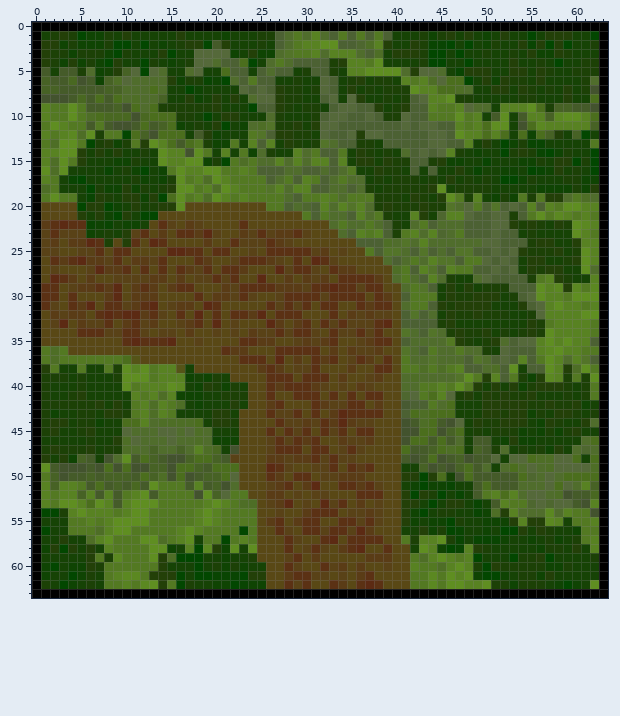
Pixel-art sprite, stored at Assets/Resources/Sprites/Tiles/ForestPath-Elbow-SWTile.png. This is how it looked before the edit.
The file is 64x64 pixels. Colours within 5 levels of each other are drawn and written as one.
After:
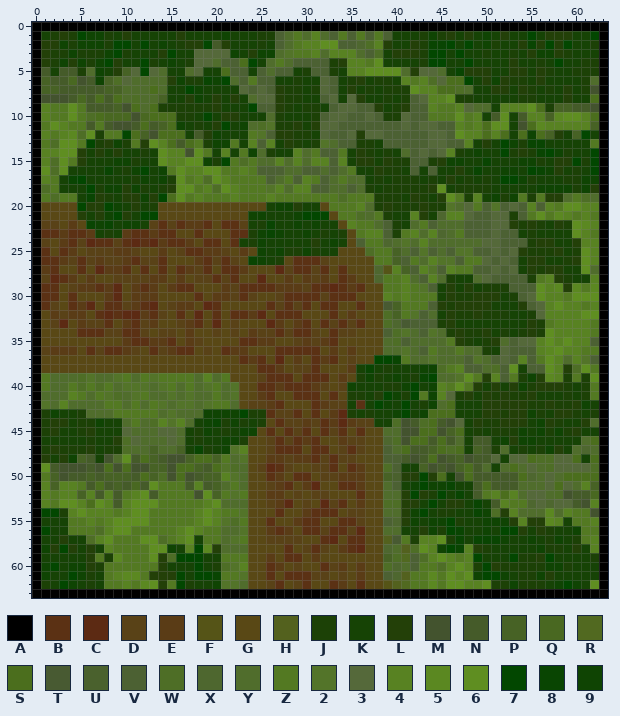
Palette (. is transparent): A #000000  B #5b3114  C #5c2a13  D #594217  E #5a3c16  F #555417  G #594815  H #53611e  J #1c4106  K #164305  L #234008  M #43532e  N #455b29  P #476225  Q #496821  R #516920  S #4b6e1d  T #485a32  U #4a612d  V #4c6133  W #4e6e26  X #4e672f  Y #506d2c  Z #537922  2 #537429  3 #55693a  4 #588222  5 #5b8821  6 #5f8e21  7 #024700  8 #094502  9 #0f4403
Changes in this commit:
@@ x 0..63 @@
 18 AWZKKK7J99L9JKJL66Z4W64ZZZ24Y44VVYYVYJKJJJJJL6KJJJJKKKKK9999J9LA
-19 AZ6ZZK8LJKLL9L7S6Z4W64Z4ZZZZYVZZ4ZYZZZJJJKLJKL6ZJ4K9J9ZJZLLYZWYA
-20 AGGGG7LL79KLKJLL6GGGGGGGGGZZVYXV4Y424YJLJJJLJJ2Y3ZV2V3V4V4Z6644A
-21 AGGGGLKL97LK77GGGGGGGGGGGGGGGGZVZYYV4YZJKK4LKX443VV33JVZ6Z54Z4ZA
-22 AEBCBB898K99KGBDGEDGGGGBGGGGGGGGGYZYYZYVJKYZVYYYVVV33LJLJKLJ654A
-23 ADBDDD9KJKLDBGEGBBECDGGEDBDEEBDGGGYV4Z4VJZ4Y4XYZVVV3VVKJKKKK64ZA
-24 ADEGEECBJGLBGCBGGGGEGGBDDDBEDGGGGGGGVVVWY2Y4YYYYYY33VVVJLLKKL44A
-25 ADDGGDDBGBBGGGGCCBBGBBGGDGBBBBBDEGDGGZV22YV2VYV22VV3V3LJJJLKJ64A
-26 AGBEBCEEDBGEEDBGGGBEGGDBBBEDGBGCBDGGGGGYVYZY422VZZ3V3VKLLKKJL64A
-27 AGDGGGDCEEBGBGBGBEDBGBBEGGGCDBBDGBEEGGGGWZV42V4ZZVV3V3KLJLLKK6YA
-28 AGCBEGEGGDDDDEEGEGDDBDBGGCGGEGEDEGBBBBEGYZYV4YJKKY3VVVVJZ4LJKK4A
-29 ABBGDEEBECGEBEGEBBGGGEDBBBBEEEDBBCBBDBBGGYZ2VKLKLKJJJVVV645L5Z5A
-30 ABBGBGGGECGEEEGGGGBGEEDBDGGDBBBBDBBBBGBEGVZZZKLJJLLLKJV3644Z666A
-31 ABDGBECGBBDEBCGDEEGCBGGGGGBDBDBGBBGGBEBBGYZZVLJLLLLKKKLV34644Z4A
-32 AGEDEEGBCBCCEBDGBGCGBGBBECGBBBGGGBGEDEDDGV2VYKLJJLJJJKKJ3444466A
-33 AGDCGEDDBGEBDEGGDEBGCGDGGGCEGEBGBDBDDDBCGVVVVJLKKKKKKKKLJZ4444ZA
-34 AGGGGBBBDDBBDGDDGEGGDGDGEDDBDBBDGBDDBDBGG2YV2YJLJJLKJKJLJ64444ZA
-35 AGGGGGGGGGBCBBBCGGDGGGGBBEEGGDEDEBGGDEBBGVYYYYZLJKJLYV33464644VA
-36 AZWZGGGGGGGGGGGGGGGGGBEEGGGBBBBBGEGEDDEGG2YVZYYZYYJK3VVV45644ZZA
-37 AZWZZZZZZZSFGGGGGGGGGGGBBBGCGEGBEBGDBEGBGZYY2YYYV2YV3V4VZ64Y42VA
-38 ALZKKZKKZJ646Z44FKGGGGGGGEBEGDDBGGGEGGBBGZZWZWZ4VVYWV6KVV64LW6ZA
-39 AJJJKJKKKJ666Z4449K9JKGGGGBBBGBBBGEGGDEGGYWYYYY26ZL4VZJ9L54JZJ6A
-40 AJKKKJKKKK6Z44465K9LJ9JKGGBEBBBEDGDGEDGGGYYZZ4Z6ZLKLKL9JLLLJKJZA
-41 AJKKJLKKKKK4Z4W4999KKJJJGGBGGBBBGBGBGBBGGX3ZS43JLKLJLJJLKKKJKJZA
-42 AJJJJJJLKLKZ4W4ZWK9KKKLKGGEBGGGBEDDBBGEGGTVVZYSKKKLLLLLJJLJJL9KA
-43 AJ9KKJJKLLJZ4W4ZKKKKLLKGGGBDDBGBGECBBBBGGVSWSSSKKKLLJLL9JKLLJKJA
-44 AJLLKJJ9KKSS4YWWWWSKLLJGGGGBDDEDBECEDDGGGMNWSNM3KLJJLLLK9LJKKLYA
-45 AJLKKJLKKK3YYY33Y3WYKKKGGGBGBDBGBDBGBBGGGMMSSMPSKJKJJJ9K9J9JLKKA
-46 AKKKKKJKKLW3YYY3YYWY999GGGDBDBEBGGEDDEGGGMSSNSNYKNNK9L99KKKKKYSA
-47 AJLJJJLKJJWYYPYYPY4WQKMGGGDBBBGBBGDBDGGGGSNNPSWSKPNJYKJKJ9LKYXYA
-48 ALKL9PNKMY6NSPNMMPSSPNDGGGEEDEEBDBDDGGGGGNMNSMNPMNN3K33SWW33SKSA
-49 A6NMMMNMSMSMMPPMSSPNSSSGGGCBDGGDDBGBEBGGGKKPMNMPSNYKYSY3YW3333WA
-50 AZPMNNPNPPPNSPWMSMNPPS3GGGBEGBBGDDEEEGGGGLL7LSKMSNNNNNSXY3YSSSSA
-51 A4P44ZNSNPNQN6ZZZN4NPMYGGGDEBGECGGBBEBDGGK97998KKNSNNNYYY3S3Y4PA
-52 A4Z44P4N4NZ46NZZZZM6P3ZZGGEEGDGDDGGGBBBGGL7LJ7K8KNZ4S4Y33YWMNNQA
-53 A4Z664S64N4666ZZZZZ464ZWWGDECGDGCDBGEGDGGLLK7KLLK8KN4ZZX3X33NM4A
-54 A77J46444Z466ZZZZZ464ZZZZGGDGGEBBBGDDEDGGL97KJJKK89WL4YYY5Y4ZZMA
-55 AKKKZZ4Z46666ZZZZZ464ZZZZGEBGEBBGGBBDBDGGL9K997JKK999L4LL54KZZ4A
-56 A7KKZZZW466ZZZZZ464ZZZZ7ZGGBDGBBDBBDCEGGGKKL9J78KK9K77LKLJKK9ZZA
-57 AKKLKKW46ZZZ66WZ46KZZ7Z4ZGGGBDGGBCGBBBBGGZJ446J8K8889KK9KJ9KJZ4A
-58 A9L7LKLK4ZZZZ669K475L96K6GGGBGDBDGEBCGGBGGK649784LJKKKKK9JJKLK4A
-59 AKKKKKLZJ5ZZZ6LW777KK9KKJGGGDBGEGGGGGEEEGGZW464Z47KKK7JJL7KKKKJA
-60 A97K99LJZZZZZZLKKK7KJ9J9KKGGBDGGBDEGEGGDGG4ZZW464J7LJJJJJ99JKKKA
-61 A9KK79JKZ455ZLLL7K778887LLGGEBBDDGDGEBGGGGZZ5Z6469779KJJ9LKKKKKA
-62 AJK79KJKZZ4Z56LZ7JKK997899GGBDBGGBEGBCBGGGZZ5Z66446JJ9JJJK979K6A
+19 AZWZZK8LJKLL9L7S6Z4ZZZ4ZZZ4ZZZZZZZWZZZJJJKLJKL6ZJ4K9J9ZJZLLYZWYA
+20 AGGGG7LL79KLKJGGGGGGGGGGGGK99LKKGZZZ4YJLJJJLJJ2Y3ZV2V3V4V4Z6644A
+21 AGGGGLKL97LK77GGGGGGGGGG99KKK9777GZZWYZJKK4LKX443VV33JVZ6Z54Z4ZA
+22 ADDGEG898K99KDBDBEEBGBBDKJ8KK9K9KKG4ZZYVJKYZVYYYVVV33LJLJKLJ654A
+23 ABBEBBEKJKEBBEBBGGBGGGBBJ989KK9KJKJGZ44VJZ4Y4XYZVVV3VVKJKKKK64ZA
+24 ADGEBDCBBDBCBCEBBEGBBGBKJ9KKKKKLK9KGVZZXY2Y4YYYYYY33VVVJLLKKL44A
+25 ABGBEGDDDEEDGGEGDBBEEDGEG9K9JJ9JKKGGGWZZPYV2VYV22VV3V3LJJJLKJ64A
+26 ABBEDBDEDDEBDDBGGGEBDBDG89KJGBBBDGGGGGZZPVZY422VZZ3V3VKLLKKJL64A
+27 AEBGGBGCEEBGBGBGBEDBGBBEGGGCDBBDBGBGGGXF4PV42V4ZZVV3V3KLJLLKK6YA
+28 ADCBEGEGGDDDDEEGEGDDBDBGGCGGEGEDEGBEGGXZZ4YV4YJKKY3VVVVJZ4LJKK4A
+29 ABBGDEEBECGEBEGEBBGGGEDBBBBEEEDBBCBEBGGZZ4Z2VKLKLKJJJVVV645L5Z5A
+30 ABBGBGGGECGEEEGGGGBGEEDBDGGDBBBBDBBBGGG4Z4ZZZKLJJLLLKJV3644Z666A
+31 ABDGBECGBBDEBCGDEEGCBGGGGGBDBDBGBBGGBGGTPZZZVLJLLLLKKKLV34644Z4A
+32 AGEDEEGBCBCCEBDGBGCGBGBBECGBBBGGGBGEGGGWPZ2VYKLJJLJJJKKJ3444466A
+33 AGDCGEDDBGEBDEGGDEBGCGDGGGCEGEBGBDBDBGGWXTVVVJLKKKKKKKKLJZ4444ZA
+34 AGGGGBBBDDBBDGDDGEGGDGDGEDDBDBBDGBDDGGGVW2YV2YJLJJLKJKJLJ64444ZA
+35 AGGGGGGGGGEBBEEBGEDGGGGBBEEGGDEDEBGGGGGYWVYYYYZLJKJLYV33464644VA
+36 ADEEEGBDBBEDGBDEBBGDGBEEGGGBBBBBGEGEGGGYY2YVZYYZYYJK3VVV45644ZZA
+37 AGGGGGGGGGGGGGGGGGGGGGGBEBGCGEGBEBGDGG778ZYY2YYYV2YV3V4VZ64Y42VA
+38 AGGGGGGGGGGGGGGGGGGGGGGGGBBEGDDBGGGEK8KJKKK99WZ4VVYWV6KVV64LW6ZA
+39 AZYYYW2YY2ZYZ2ZZZZY4YZGGGDBBBGBBBGEGJ9JK9KJ87YY26ZL4VZJ9L54JZJ6A
+40 AZYYZWZWZY222Y2ZYZY2ZY2GGBBEBBBEDGD9KKKJJ97K94Z6ZLKLKL9JLLLJKJZA
+41 AYYY4ZYZ2WY2ZYY2Y2YYZY2GGEBGGBBBGBGJJKL79J7Z943JLKLJLJJLKKKJKJZA
+42 A2Y4YYYYZZYZYZ2Y22Y2ZZYGDDEBGGGBEDDKBK79K7KJ9YSKKKLLLLLJJLJJL9KA
+43 AJ9KKJYYYZZZZZY2YYY99997JJBDDBGBGECJKJKK97K9SSSKKKLLJLL9JKLLJKJA
+44 AJLLKJJ9KKYZYW424YK98J9JKJGBDDEDBECEDDKKWMNWSNM3KLJJLLLK9LJKKLYA
+45 AJLKKJLKKK3YYY33YKJ9KJK99GBGBDBGBDBGBGGYYMMSSMPSKJKJJJ9K9J9JLKKA
+46 AKKKKKJKKLW3YYY3YKJKK99JGGDBDBEBGGEDDGGXWMSSNSNYKNNK9L99KKKKKYSA
+47 AJLJJJLKJJWYYPYYPK8JK924GGDBBBGBBGDBDGGVYSNNPSWSKPNJYKJKJ9LKYXYA
+48 ALKL9PNKMY6NSPNMMPSSPZY2GGEEDEEBDBDDGGGVVNMNSMNPMNN3K33SWW33SKSA
+49 A6NMMMNMSMSMMPPMSSPNS2WYGDCBDGGDDBGBEGGWVKKPMNMPSNYKYSY3YW3333WA
+50 AZPMNNPNPPPNSPWMSMNPP42YGGBEGBBGDDEEEGGPULL7LSKMSNNNNNSXY3YSSSSA
+51 A4P44ZNSNPNQN6ZZZN4NPYZYGGDEBGECGGBBEGGYVK97998KKNSNNNYYY3S3Y4PA
+52 A4Z44P4N4NZ46NZZZZM6PZ2ZGGEEGDGDDGGGBGGYYL7LJ7K8KNZ4S4Y33YWMNNQA
+53 A4Z664S64N4666ZZZZZ46YYYGGDECGDGCDBGEGGWWLLK7KLLK8KN4ZZX3X33NM4A
+54 A77J46444Z466ZZZZZ464ZZ2GGGBGGEBBBGDDGGYYL97KJJKK89WL4YYY5Y4ZZMA
+55 AKKKZZ4Z46666ZZZZZ4642WZGGBGGEBBGGBBDGGVXL9K997JKK999L4LL54KZZ4A
+56 A7KKZZZW466ZZZZZ464ZZYY2GGEBEGBBDBBDCGGYYKKL9J78KK9K77LKLJKK9ZZA
+57 AKKLKKW46ZZZ66WZ46KZZY2ZGGDDDDGGBCGBBGGHTZJ446J8K8889KK9KJ9KJZ4A
+58 A9L7LKLK4ZZZZ669K475LYYYGGGGBGDBDGEBCGGXYHW649784LJKKKKK9JJKLK4A
+59 AKKKKKLZJ5ZZZ6LW777KKZZZGGEGBBGEGGGGGGGPWRVW464Z47KKK7JJL7KKKKJA
+60 A97K99LJZZZZZZLKKK7KJW24GGBEGDGGBDEGEGGWXYVZZW464J7LJJJJJ99JKKKA
+61 A9KK79JKZ455ZLLL7K778ZZ2GGBGBBBDDGDGEGGVXHZZ5Z6469779KJJ9LKKKKKA
+62 AJK79KJKZZ4Z56LZ7JKK922YGGDBGDBGGBEGBGGFHRZZ5Z66446JJ9JJJK979K6A
 63 AAAAAAAAAAAAAAAAAAAAAAAAAAAAAAAAAAAAAAAAAAAAAAAAAAAAAAAAAAAAAAAA
Changed places in both pictures, as pixel boxes (x1, y1, x2, y2):
changed: (41, 193, 437, 589)
